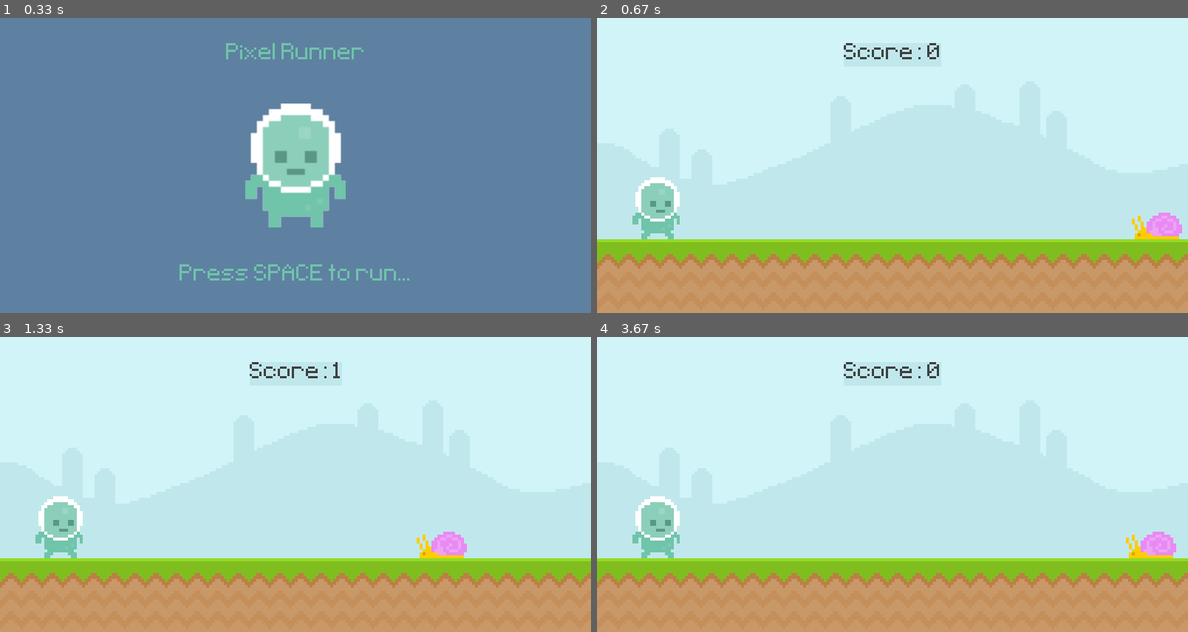
Above: before the commit, frames 1-4 (two rows, left to right).
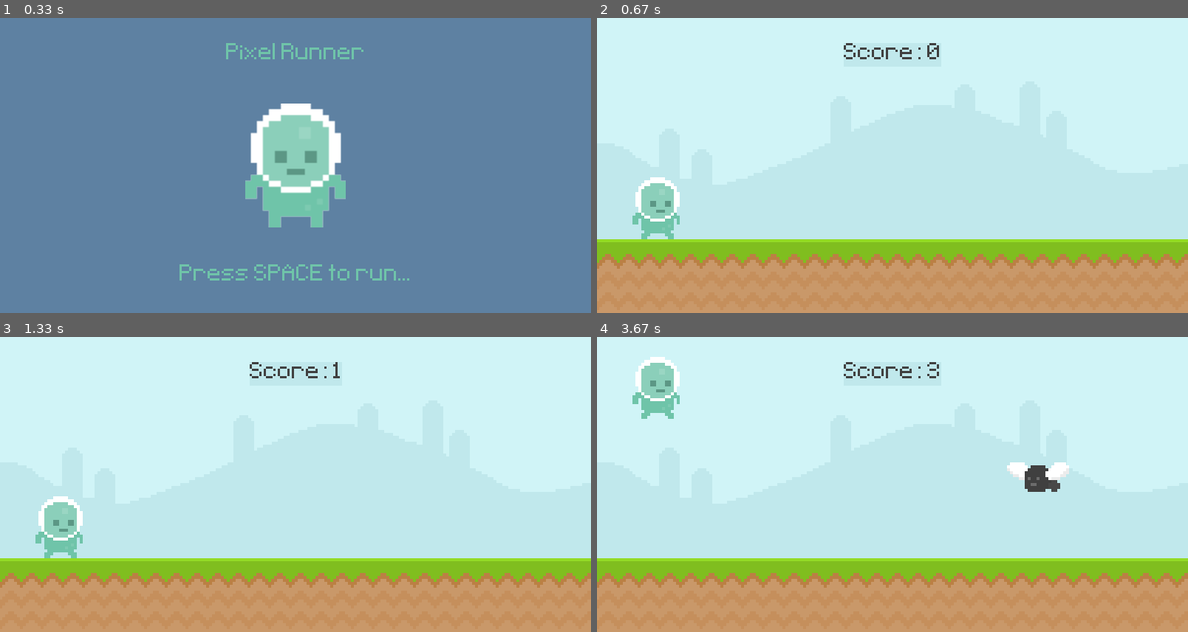
Above: after the commit, the same moments.

Repository: Computational-Simulation-Projects/Clear-Code-the-ultimate-introduction-to-PyGame
Game: pygame game, started from main.py
The game is run twice, just before and just after one commit, with the same random seed, the same clock (stepped at 60 frames per second) and the same inputs.
Inputs (mouse positions are in pixels of both pictures, inside the frame that each line leads up to):
- Up to frame 1 (0.33 s): no input
- Up to frame 2 (0.67 s): tap Space at 0.33 s
- Up to frame 3 (1.33 s): tap Space at 0.67, 1.07 s
- Up to frame 4 (3.67 s): tap Space at 1.37, 1.9, 2.2, 3.3 s; click (874, 434) at 2.95 s

Frame 1 is identical in both runs. In frame 2, 0.6% of the frame differs, in the area x 90-99%, y 66-75%; in frame 3, 0.6%; in frame 4, 3.8%, in the area x 6-98%, y 6-75%.

Commit message:
added-one-new-obstacle-and-tweaked-enemy-spawn-logic

Diff:
--- a/main.py
+++ b/main.py
@@ -1,7 +1,6 @@
 import pygame
 from sys import exit
-
-from pygame import mouse
+from random import randint
 
 
 def display_score():
@@ -22,6 +21,31 @@
     return current_time
 
 
+# obstacle movement function
+def obstacle_movement(obstacle_list):
+    if obstacle_list:
+        for obstacle_rect in obstacle_list:
+
+            obstacle_rect.x -= 5
+            if obstacle_rect.bottom == 300:
+                screen.blit(snail_surf, obstacle_rect)
+            else:
+                screen.blit(fly_surf, obstacle_rect)
+
+        obstacle_list = [
+            obstacle_rect for obstacle_rect in obstacle_list if obstacle_rect.x > -50]
+        return obstacle_list
+    return []
+
+
+def collision_detection(player_rect, obstacle_list):
+    if obstacle_list:
+        for obstacle_rect in obstacle_list:
+            if player_rect.colliderect(obstacle_rect):
+                return False
+    return True
+
+
 # initialize pygame
 pygame.init()
 
@@ -44,18 +68,23 @@
 sky_surface = pygame.image.load('./graphics/Sky.png').convert()
 ground_surface = pygame.image.load('./graphics/Ground.png').convert()
 
+
 # here convert() is not needed since the sprite needs transparent background
 # convert_alpha() considers th transparency / alpha values too
-snail_surf = pygame.image.load(
-    './graphics/Snail/snail1.png').convert_alpha()
-snail_rect = snail_surf.get_rect(bottomright=(800, 300))
-
 player_surf = pygame.image.load(
     './graphics/Player/player_walk_1.png').convert_alpha()
 # takes a surface and returns a rectangle
 player_rect = player_surf.get_rect(midbottom=(80, 300))
 player_gravity = 0
 
+# obstacles
+obstacle_rect_list = []
+
+# rectangles are not needed as they are added during the event loop
+snail_surf = pygame.image.load(
+    './graphics/Snail/snail1.png').convert_alpha()
+fly_surf = pygame.image.load('./graphics/Fly/fly1.png').convert_alpha()
+
 # intro screen
 game_title_surf = test_font.render('Pixel Runner', False, (111, 196, 169))
 game_title_rect = game_title_surf.get_rect(
@@ -72,6 +101,10 @@
 game_message_rect = game_message_surf.get_rect(
     center=(width // 2, (height * 3) // 4 + 50))
 
+
+# timer
+obstacle_timer = pygame.USEREVENT + 1
+pygame.time.set_timer(obstacle_timer, 1500)
 
 # create the game loop
 game_running = True
@@ -96,11 +129,18 @@
                 if event.key == pygame.K_SPACE and player_rect.bottom >= 300:
                     player_gravity = -20
 
+            if event.type == obstacle_timer:
+                if randint(0, 2) == 0:
+                    obstacle_rect_list.append(
+                        snail_surf.get_rect(bottomright=(randint(900, 1400), 300)))
+                else:
+                    obstacle_rect_list.append(
+                        fly_surf.get_rect(bottomright=(randint(900, 1400), 210)))
+
         else:
             if event.type == pygame.KEYDOWN and event.key == pygame.K_SPACE:
                 game_active = True
                 start_time = (pygame.time.get_ticks() // 1000)
-                snail_rect.left = 800
 
     if game_active:
         # draw all the elements
@@ -115,16 +155,13 @@
         # display the score
         score = display_score()
 
-        screen.blit(snail_surf, snail_rect)
+        # screen.blit(snail_surf, snail_rect)
         screen.blit(player_surf, player_rect)
 
         # update everything
 
-        # check the motion of the snail
-        if snail_rect.right < 0:
-            snail_rect.left = 800
-        else:
-            snail_rect.x -= 4
+        # update the motion of obstacles
+        obstacle_rect_list = obstacle_movement(obstacle_rect_list)
 
         # update the player gravity and position
         player_gravity += 1
@@ -135,13 +172,17 @@
             player_gravity = 0
             player_rect.bottom = 300
 
-        if player_rect.colliderect(snail_rect):
-            game_active = False
+        # collision detection
+        game_active = collision_detection(player_rect, obstacle_rect_list)
 
     else:
         screen.fill((94, 129, 162))
-
         screen.blit(game_title_surf, game_title_rect)
+
+        # setting the game environment for the next game
+        obstacle_rect_list = []
+        player_rect.y = 300
+        player_gravity = 0
 
         if score == 0:
             screen.blit(player_stand_surf, player_stand_rect)
